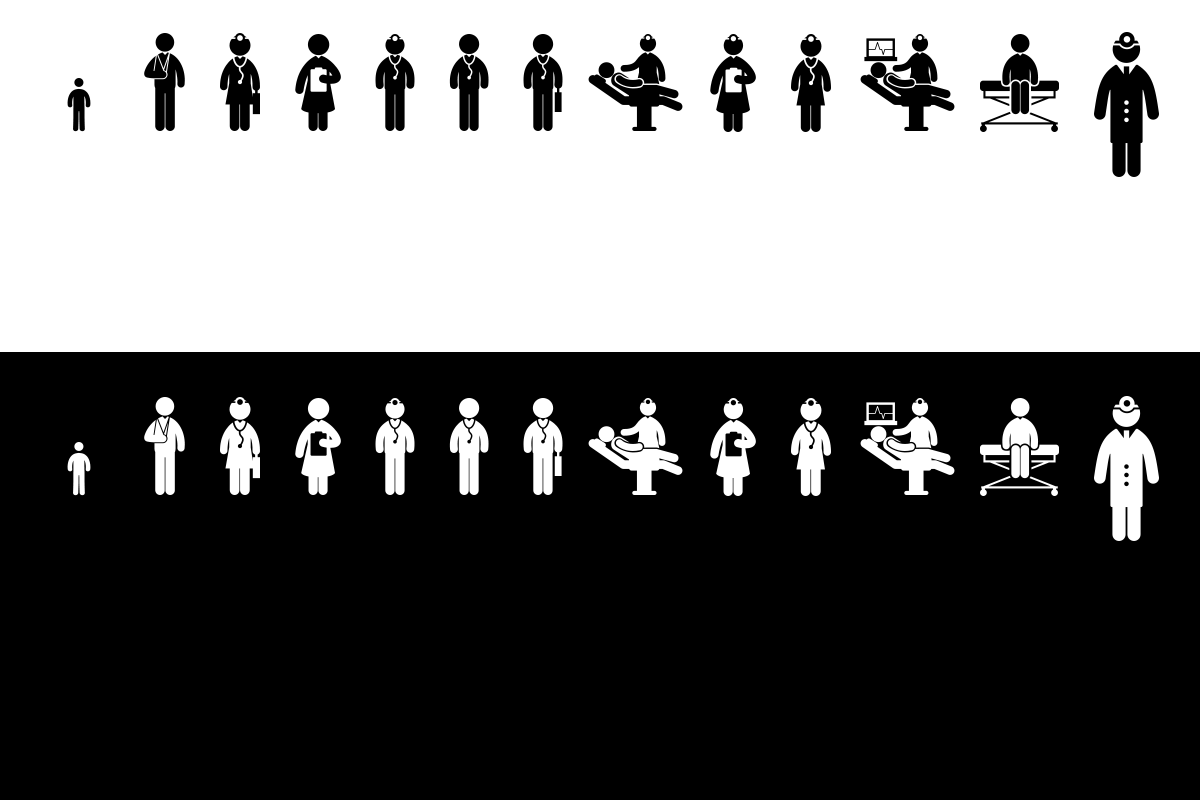
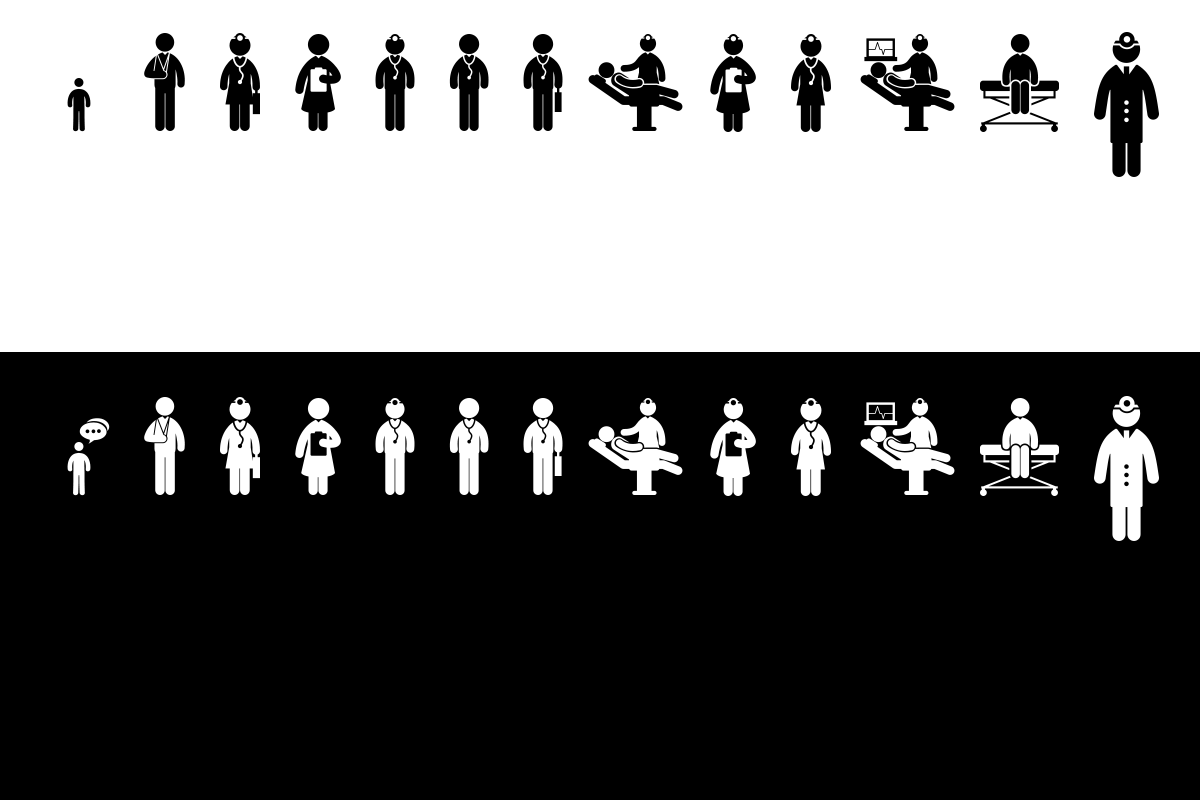
Before/after of a 1200px x 800px layered artwork. What changed in the layer stack:
added layer "Forma 1" in group "White Icons" over [79, 418, 110, 444]
